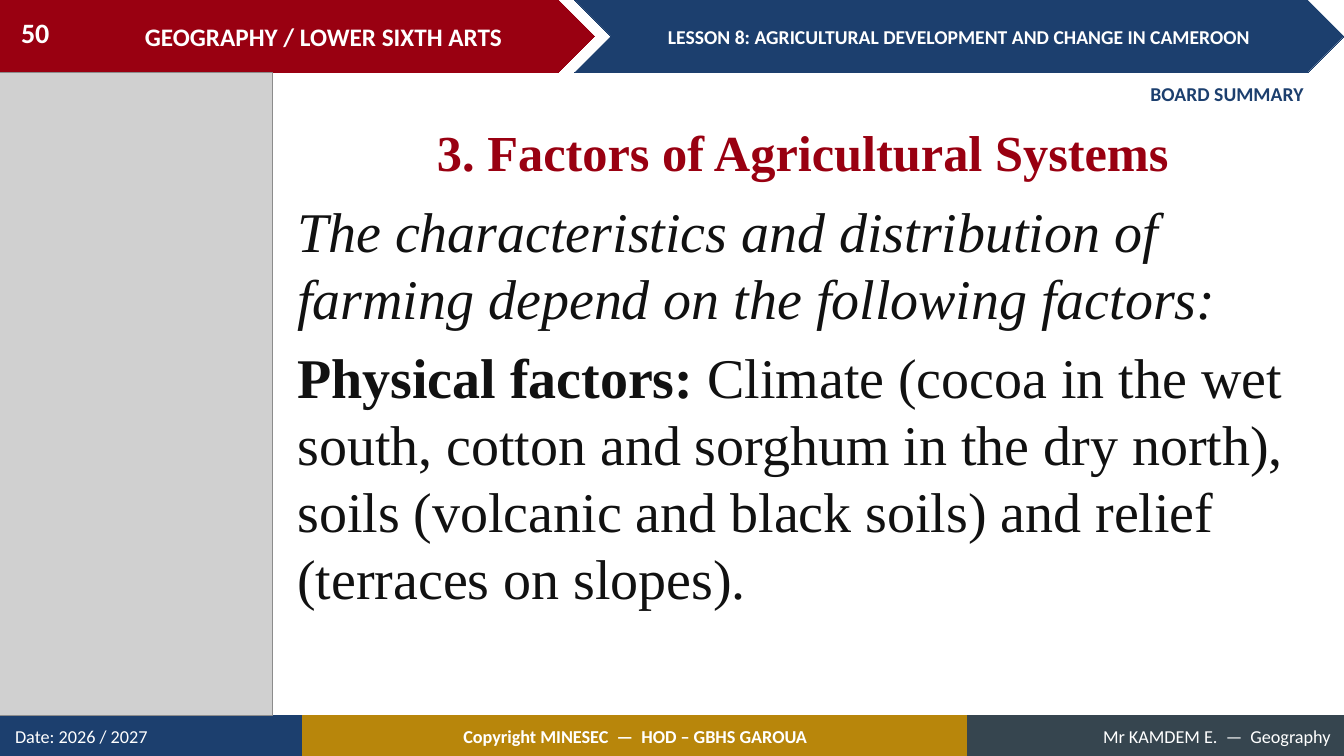
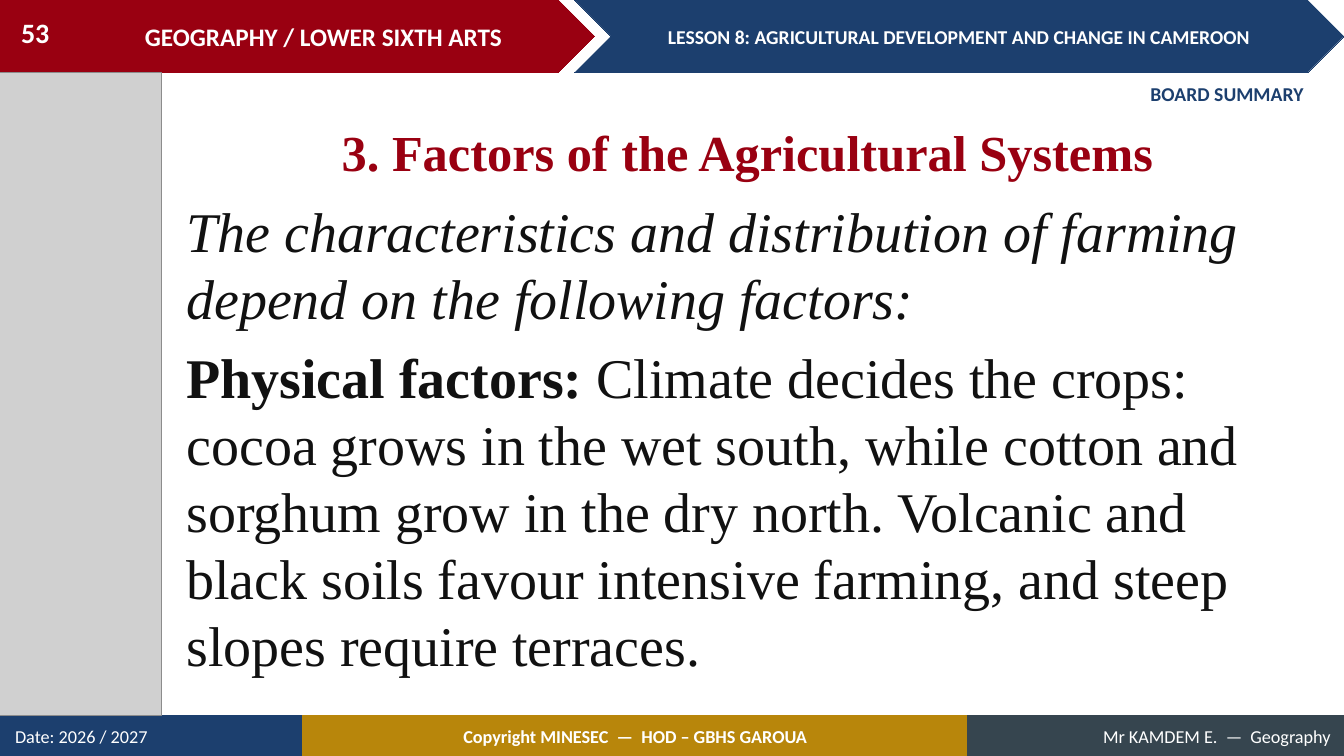
Before and after one commit to Berthautk/linea-github, a slide deck: slide 53 of lecons/LSA/Geography of Cameroon/08_LSA_CAM_L08_Agricultural_Development_and_Change_in_Cameroon.pptx (slide 50 before the commit). Drawn at 1344x756 pixels with LibreOffice and Linux fonts; fonts in the diff are those of the drawing; grey boxes stand for pictures. Boxes give left, top, right and bottom in pixels: in the first picture for what was removed or moved away, otherwise in the second. Text is boxed around its words. In the diff, an @@ line names an element or a change of style, - is before the commit and + after.

```diff
--- a/lecons/LSA/Geography of Cameroon/08_LSA_CAM_L08_Agricultural_Development_and_Change_in_Cameroon.pptx
+++ b/lecons/LSA/Geography of Cameroon/08_LSA_CAM_L08_Agricultural_Development_and_Change_in_Cameroon.pptx
@@ page number at (21,24,49,44): text changed @@
-50
+53
@@ picture: place and size @@
-picture at (0,73,272,716)
+picture at (0,73,161,716)
@@ text at (342,135,1153,181): text changed @@
-3. Factors of Agricultural Systems
+3. Factors of the Agricultural Systems
@@ text "The characteristics and distribution of ...": place and size @@
-text "The characteristics and distribution of ..." at (297,213,1283,610)
+text "The characteristics and distribution of ..." at (186,212,1238,677)
@@ text at (186,358,1238,677): text changed @@
-Physical factors: Climate (cocoa in the wet south, cotton and sorghum in the dry north), soils (volcanic and black soils) and relief (terraces on slopes).
+Physical factors: Climate decides the crops: cocoa grows in the wet south, while cotton and sorghum grow in the dry north. Volcanic and black soils favour intensive farming, and steep slopes require terraces.
```
Also in this commit, not shown: 22 other slides changed, 10 slides added, 2 slides removed, 17 other files.
